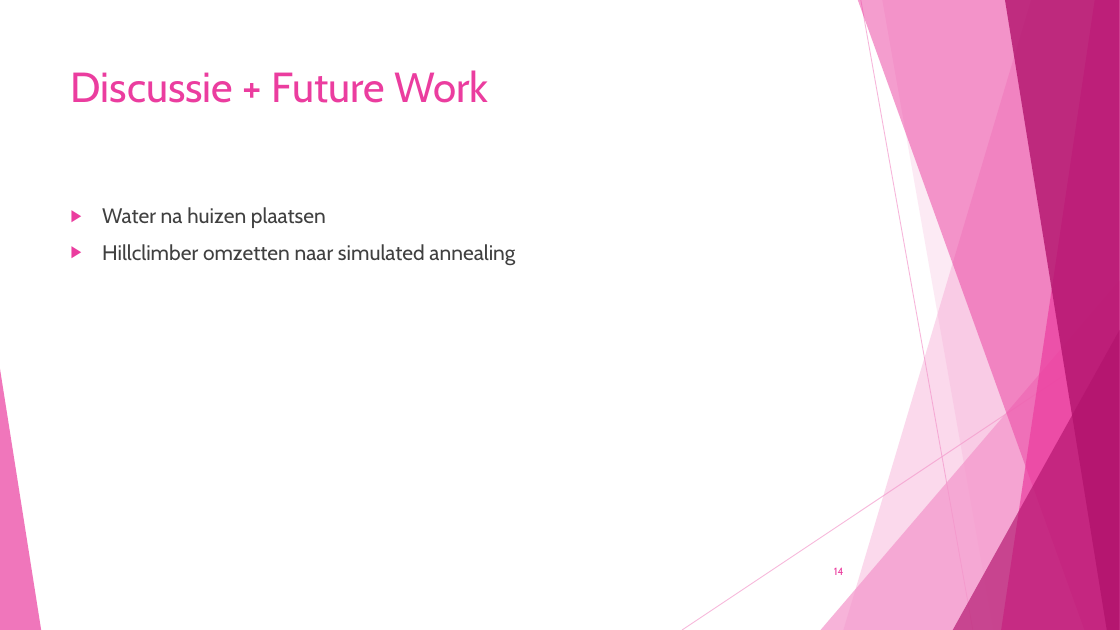
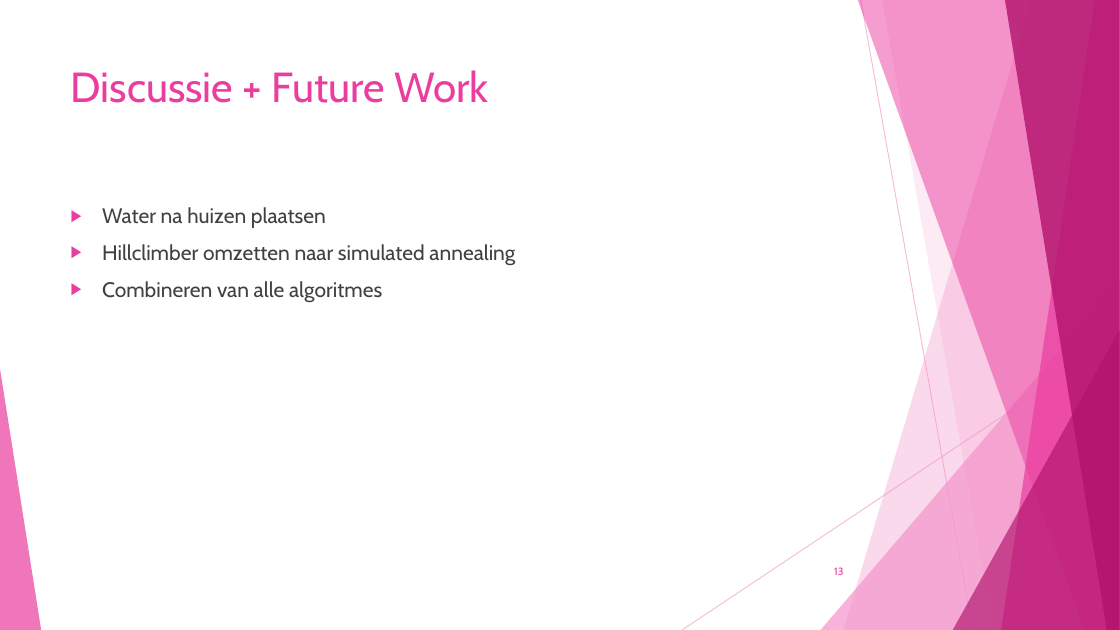
Before and after one commit to corne12345/Lekker-oke-, a slide deck: slide 13 of Eindpresentatie/Amstelhage eindpresentatie.pptx (slide 14 before the commit). Drawn at 1120x630 pixels with LibreOffice and Linux fonts; fonts in the diff are those of the drawing. Boxes give left, top, right and bottom in pixels: in the first picture for what was removed or moved away, otherwise in the second. Text is boxed around its words. In the diff, an @@ line names an element or a change of style, - is before the commit and + after.

```diff
--- a/Eindpresentatie/Amstelhage eindpresentatie.pptx
+++ b/Eindpresentatie/Amstelhage eindpresentatie.pptx
@@ text at [102, 281, 382, 303]: paragraph added @@
+▶ Combineren van alle algoritmes
@@ page number at [834, 567, 843, 575]: text changed @@
-14
+13
```
Also in this commit, not shown: 2 other slides changed, 1 slide removed, 1 other file.
